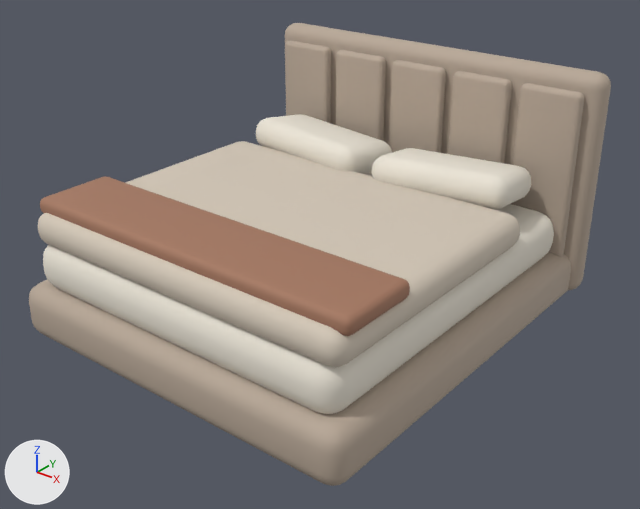
The glTF model packages/asset-catalog/models/project-modern-upholstered-bed.glb: old version first, new version second.
Both versions are drawn from a camera (50 mm lens) standing at (2.64, -3.25, 2.49) and looking at (0.08, -0.05, 0.51). Every picture has the same lights, and +X, +Y and +Z are marked at lower left. The older version comes first. Where no turn or scale is listed for an object, it has been applied to the vertices. Vertices at exactly the same position are counted once.

In view in the first picture: 'duvet', 'foot-throw', 'headboard-channel-1', 'headboard-channel-2', 'headboard-channel-3', 'headboard-channel-4', 'headboard-channel-5', 'headboard-core', 'mattress', 'pillow-left', 'pillow-right', 'platform'.
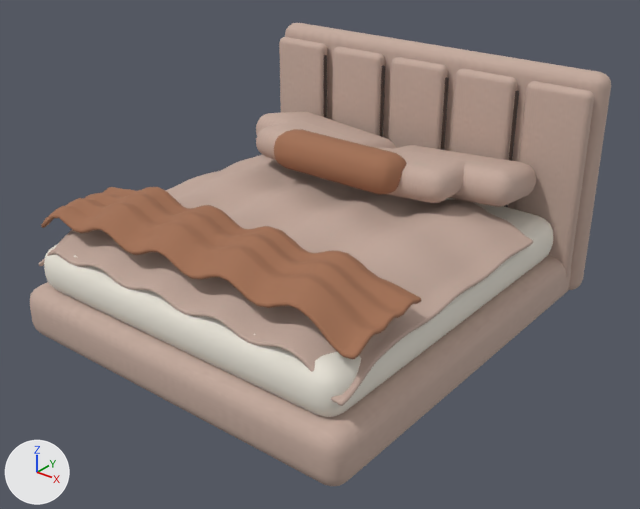
Where the newer file only moved an object's origin or applied its transform, the numbers keep the older frame.

Pixel boxes (x1, y1, x2, y2) of what changed, in the pictures (640 x 509 px):
'duvet', deleted (pale yellow)
    before: (38, 141, 520, 368)
'sculpted-duvet', added (beige)
    after: (39, 155, 533, 406)
'platform', moved
    before: (29, 252, 571, 486)
    after: (30, 255, 571, 486)
'mattress', moved
    before: (43, 173, 554, 414)
    after: (44, 198, 553, 417)
'folded-clay-throw', added (brown)
    after: (41, 187, 421, 359)
'foot-throw', deleted (brown)
    before: (40, 176, 410, 336)
'headboard-channel-5', moved
    before: (511, 83, 584, 257)
    after: (514, 81, 594, 278)
'pillow-right', recoloured, reshaped (white to beige)
    before: (372, 148, 531, 209)
    after: (395, 145, 536, 207)
'headboard-channel-4', moved
    before: (448, 71, 512, 163)
    after: (451, 69, 517, 160)
'pillow-left', recoloured, reshaped
    before: (256, 114, 392, 174)
    after: (256, 112, 396, 149)
'lumbar-cushion', added (brown)
    after: (274, 129, 407, 194)
'headboard-channel-2', moved
    before: (336, 50, 386, 141)
    after: (332, 47, 385, 136)
'headboard-channel-1', moved
    before: (285, 40, 331, 123)
    after: (279, 37, 327, 117)
'front-pillow-right', added (beige)
    after: (353, 147, 466, 203)
'front-pillow-left', added (beige)
    after: (256, 120, 367, 180)
'headboard-gap-4', added
    after: (504, 90, 519, 207)
'headboard-gap-3', added
    after: (441, 77, 449, 150)
'headboard-gap-2', added
    after: (380, 65, 385, 137)
'headboard-gap-1', added
    after: (324, 55, 327, 118)

What changed in the scene script:
```text
Add mat_cotton_jersey_upholstery:
    mat_cotton_jersey_upholstery = bpy.data.materials.new('cotton-jersey-upholstery')
    # uses the picture img_cotton_jersey_diff_1k
    # uses the picture img_cotton_jersey_nor_gl_1k
    # uses the picture img_cotton_jersey_rough_1k
Change me_cube_010:
    remove me_cube_010.from_pydata(...)  # 152 vertices, 300 faces; spans x -0.4..0.4, y -0.24..0.24, z -0.118..0.118
    remove me_cube_010.materials.append(mat_soft_ivory_linen)  # white #eae3d6
    add me_cube_010.from_pydata(...)  # 152 vertices, 300 faces; spans x -0.412..0.412, y -0.237..0.282, z -0.12..0.14
    me_cube_010 part 1: 152 of 152 vertices moved; they spanned x -0.4..0.4, y -0.24..0.24, z -0.118..0.118 and now span x -0.412..0.412, y -0.237..0.282, z -0.12..0.14; mean shift (0.0, 0.023, 0.01)
    add me_cube_010.materials.append(mat_cotton_jersey_upholstery)
Change me_cube_011:
    remove me_cube_011.from_pydata(...)  # 152 vertices, 300 faces; spans x -0.4..0.4, y -0.24..0.24, z -0.118..0.118
    remove me_cube_011.materials.append(mat_soft_ivory_linen)  # white #eae3d6
    add me_cube_011.from_pydata(...)  # 152 vertices, 300 faces; spans x -0.412..0.412, y -0.237..0.282, z -0.12..0.14
    me_cube_011 part 2: 152 of 152 vertices moved; they spanned x -0.4..0.4, y -0.24..0.24, z -0.118..0.118 and now span x -0.412..0.412, y -0.237..0.282, z -0.12..0.14; mean shift (0.0, 0.023, 0.01)
    add me_cube_011.materials.append(mat_cotton_jersey_upholstery)
Remove ob_duvet:
    ob_duvet = bpy.data.objects.new('duvet', me_cube_002)
Remove ob_foot_throw:
    ob_foot_throw = bpy.data.objects.new('foot-throw', me_cube_003)
Change ob_headboard_channel_1:
    ob_headboard_channel_1.location: (-0.8, 0.925, 0.78) -> (-0.84, 0.927, 0.79)
Change ob_headboard_channel_2:
    ob_headboard_channel_2.location: (-0.4, 0.925, 0.78) -> (-0.42, 0.927, 0.79)
Change ob_headboard_channel_4:
    ob_headboard_channel_4.location: (0.4, 0.925, 0.78) -> (0.42, 0.927, 0.79)
Change ob_headboard_channel_5:
    ob_headboard_channel_5.location: (0.8, 0.925, 0.78) -> (0.84, 0.927, 0.79)
Change ob_mattress:
    ob_mattress.location: (0.0, -0.065, 0.52) -> (0.0, -0.062, 0.5)
Change ob_platform:
    ob_platform.location: (0.0, -0.025, 0.27) -> (0.0, -0.022, 0.26)
Add ob_sculpted_duvet:
    ob_sculpted_duvet = bpy.data.objects.new('sculpted-duvet', me_sculpted_duvet_mesh)  # 3949 vertices, 7894 faces; spans x -0.96..0.96, y -0.79..0.79, z -0.22..0.07
    ob_sculpted_duvet.location = (0.0, -0.233, 0.72)
Add ob_lumbar_cushion:
    ob_lumbar_cushion = bpy.data.objects.new('lumbar-cushion', me_cube_016)  # 152 vertices, 300 faces; spans x -0.39..0.39, y -0.12..0.12, z -0.102..0.102; in mat_clay_woven_throw (brown #a26f52)
    ob_lumbar_cushion.location = (0.0, 0.197, 0.93)
Add ob_headboard_gap_4:
    ob_headboard_gap_4 = bpy.data.objects.new('headboard-gap-4', me_cube_011_1)  # 152 vertices, 300 faces; spans x -0.009..0.009, y -0.009..0.009, z -0.47..0.47; in mat_headboard_shadow_gap (brown #3c2c24)
    ob_headboard_gap_4.location = (0.63, 0.882, 0.79)
Add ob_headboard_gap_3:
    ob_headboard_gap_3 = bpy.data.objects.new('headboard-gap-3', me_cube_011_1.copy())
    ob_headboard_gap_3.location = (0.21, 0.882, 0.79)
Add ob_headboard_gap_2:
    ob_headboard_gap_2 = bpy.data.objects.new('headboard-gap-2', me_cube_011_1.copy())
    ob_headboard_gap_2.location = (-0.21, 0.882, 0.79)
Add ob_headboard_gap_1:
    ob_headboard_gap_1 = bpy.data.objects.new('headboard-gap-1', me_cube_011_1.copy())
    ob_headboard_gap_1.location = (-0.63, 0.882, 0.79)
Add ob_front_pillow_right:
    ob_front_pillow_right = bpy.data.objects.new('front-pillow-right', me_cube_015_1)  # 152 vertices, 300 faces; spans x -0.307..0.307, y -0.205..0.205, z -0.104..0.104
    ob_front_pillow_right.location = (0.31, 0.367, 0.88)
Add ob_front_pillow_left:
    ob_front_pillow_left = bpy.data.objects.new('front-pillow-left', me_cube_014_1)  # 152 vertices, 300 faces; spans x -0.307..0.307, y -0.205..0.205, z -0.104..0.104
    ob_front_pillow_left.location = (-0.31, 0.367, 0.88)
Add ob_folded_clay_throw:
    ob_folded_clay_throw = bpy.data.objects.new('folded-clay-throw', me_folded_clay_throw_mesh)  # 2211 vertices, 4418 faces; spans x -0.97..0.97, y -0.24..0.24, z -0.13..0.08; in mat_clay_woven_throw (brown #a26f52)
    ob_folded_clay_throw.location = (0.0, -0.733, 0.81)
```
